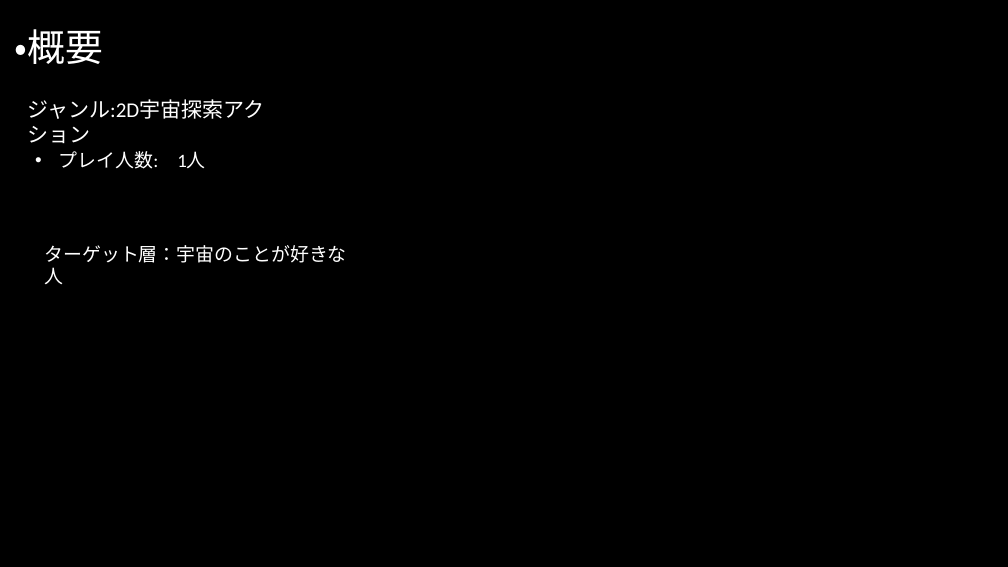
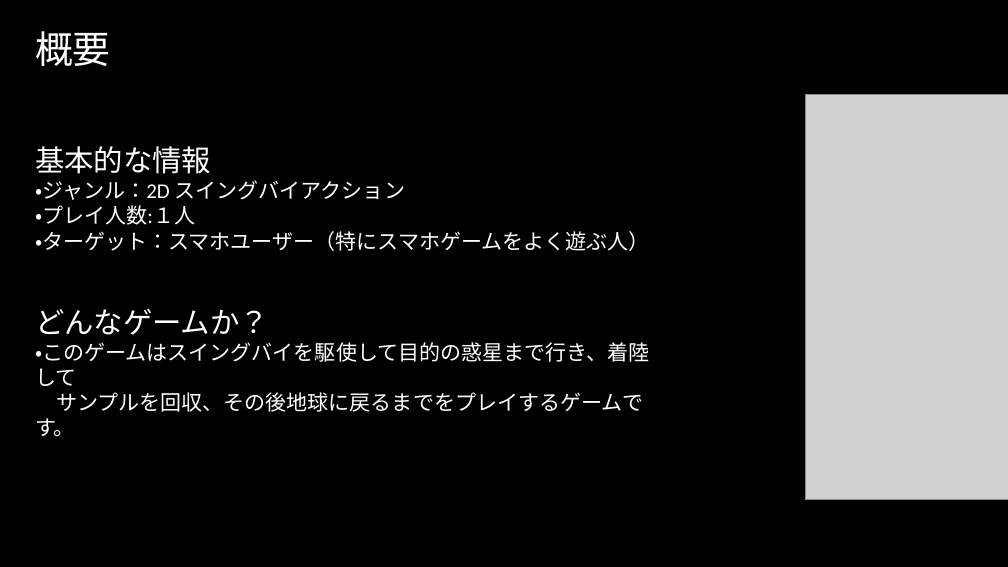
Before and after one commit to team20190422/GroupProject, a slide deck: slide 3 of SWING-BY.pptx. Drawn at 1008x567 pixels with LibreOffice and Linux fonts; fonts in the diff are those of the drawing; grey boxes stand for pictures; background and template pictures are left out. Boxes give left, top, right and bottom in pixels: in the first picture for what was removed or moved away, otherwise in the second. Text is boxed around its words. In the diff, an @@ line names an element or a change of style, - is before the commit and + after.

```diff
--- a/SWING-BY.pptx
+++ b/SWING-BY.pptx
@@ title at (x1=35, y1=31, x2=111, y2=66): text changed @@
-・概要
+概要
@@ text removed at (x1=27, y1=99, x2=264, y2=119) @@
-ジャンル:2D宇宙探索アクション
@@ picture added at (x1=805, y1=95, x2=1008, y2=500) @@
@@ text added at (x1=35, y1=146, x2=650, y2=437), 20 pt, text #FFFFFF @@
+基本的な情報
+・ジャンル：2D スイングバイアクション
+・プレイ人数:１人
+・ターゲット：スマホユーザー（特にスマホゲームをよく遊ぶ人）
+どんなゲームか？
+・このゲームはスイングバイを駆使して目的の惑星まで行き、着陸して
+サンプルを回収、その後地球に戻るまでをプレイするゲームです。
@@ text removed at (x1=59, y1=151, x2=205, y2=169) @@
-• プレイ人数: 1人
@@ text removed at (x1=44, y1=245, x2=346, y2=263) @@
-ターゲット層：宇宙のことが好きな人
```
Also in this commit, not shown: 4 other slides changed, 3 slides added, 3 slides removed.
